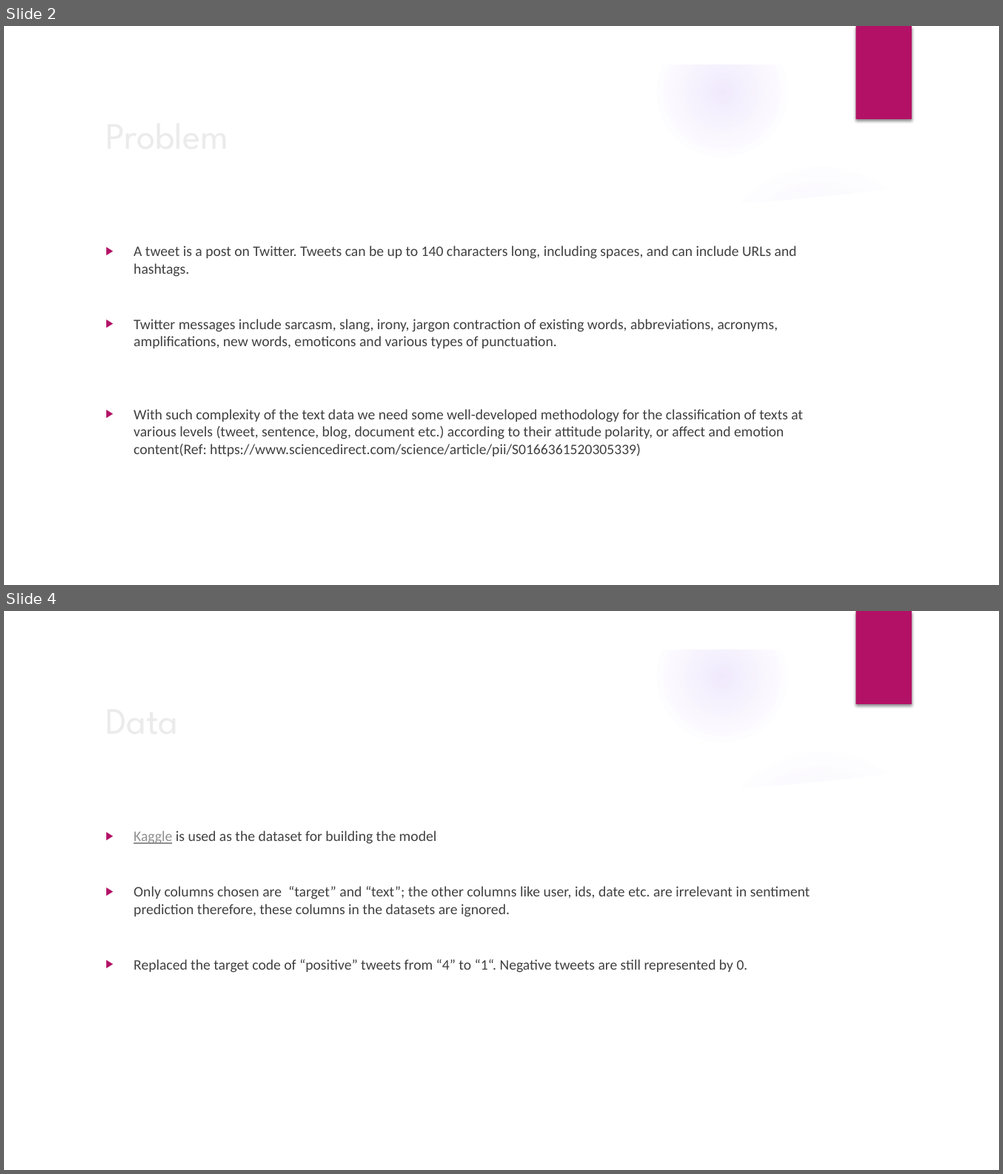
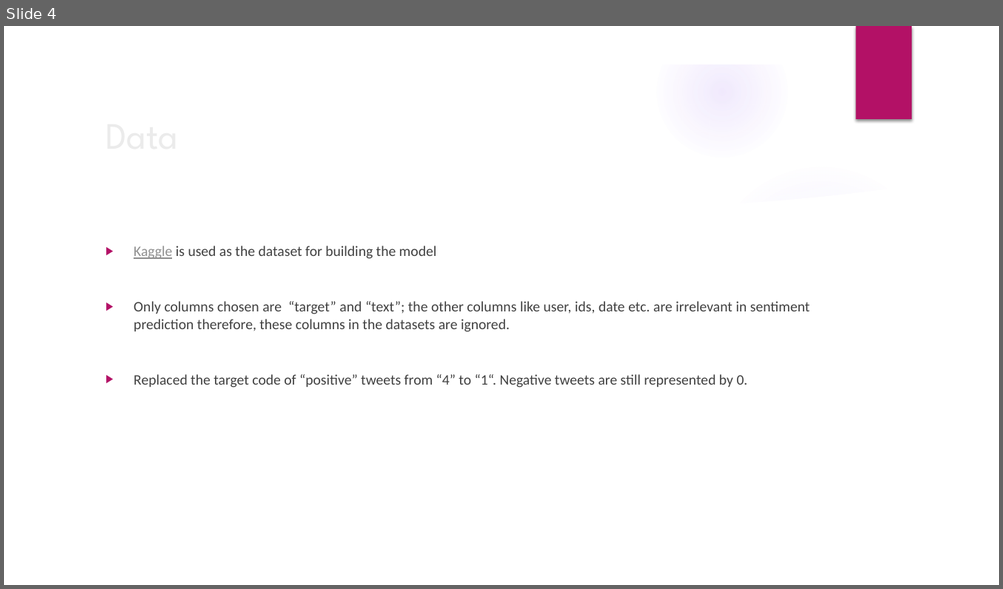
Before and after one commit to hyadav-x/cs410-groupx, a slide deck: CS410 - Text Information Systems - Final presentation.pptx. Shown one above the other, each under a label of ours: slides 2 and 4 before the commit, slide 4 after it; the slides between them are not shown. The pictures are 1003x1174 and 1003x589 pixels, drawn with LibreOffice and Linux fonts; fonts in the diff are those of the drawing; background and template pictures are left out. Boxes give left, top, right and bottom in pixels: in the first picture for what was removed or moved away, otherwise in the second. Text is boxed around its words. In the diff, an @@ line names an element or a change of style, - is before the commit and + after.

```diff
--- a/CS410 - Text Information Systems - Final presentation.pptx
+++ b/CS410 - Text Information Systems - Final presentation.pptx
@@ slide 2 removed at [4,26,999,585], background picture (left out); not listed: 9 template elements that a slide beside it also shows @@
@@ title removed at [98,105,813,163] @@
-Problem
@@ text removed at [134,246,802,457] @@
-▶ A tweet is a post on Twitter. Tweets can be up to 140 characters long, including spaces, and can include URLs and hashtags.
-▶ Twitter messages include sarcasm, slang, irony, jargon contraction of existing words, abbreviations, acronyms, amplifications, new words, emoticons and various types of punctuation.
-▶ With such complexity of the text data we need some well-developed methodology for the classification of texts at various levels (tweet, sentence, blog, document etc.) according to their attitude polarity, or affect and emotion content(Ref: https://www.sciencedirect.com/science/article/pii/S0166361520305339)
```
Also in this commit, not shown: 5 slides changed, 1 slide added.
